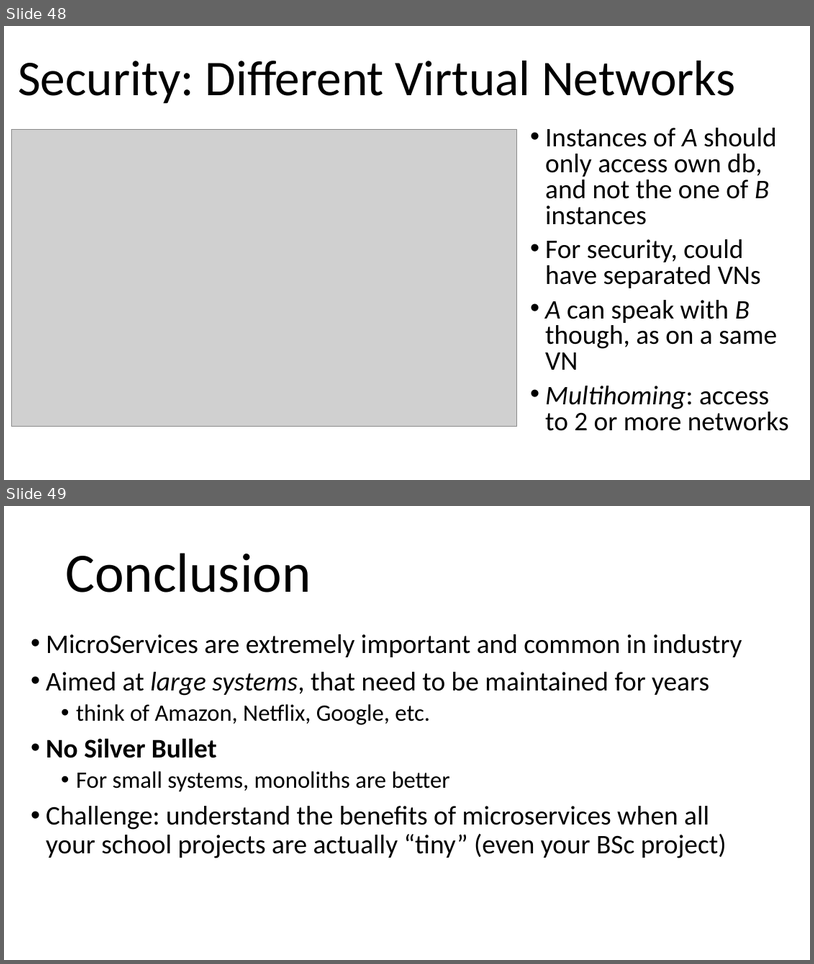
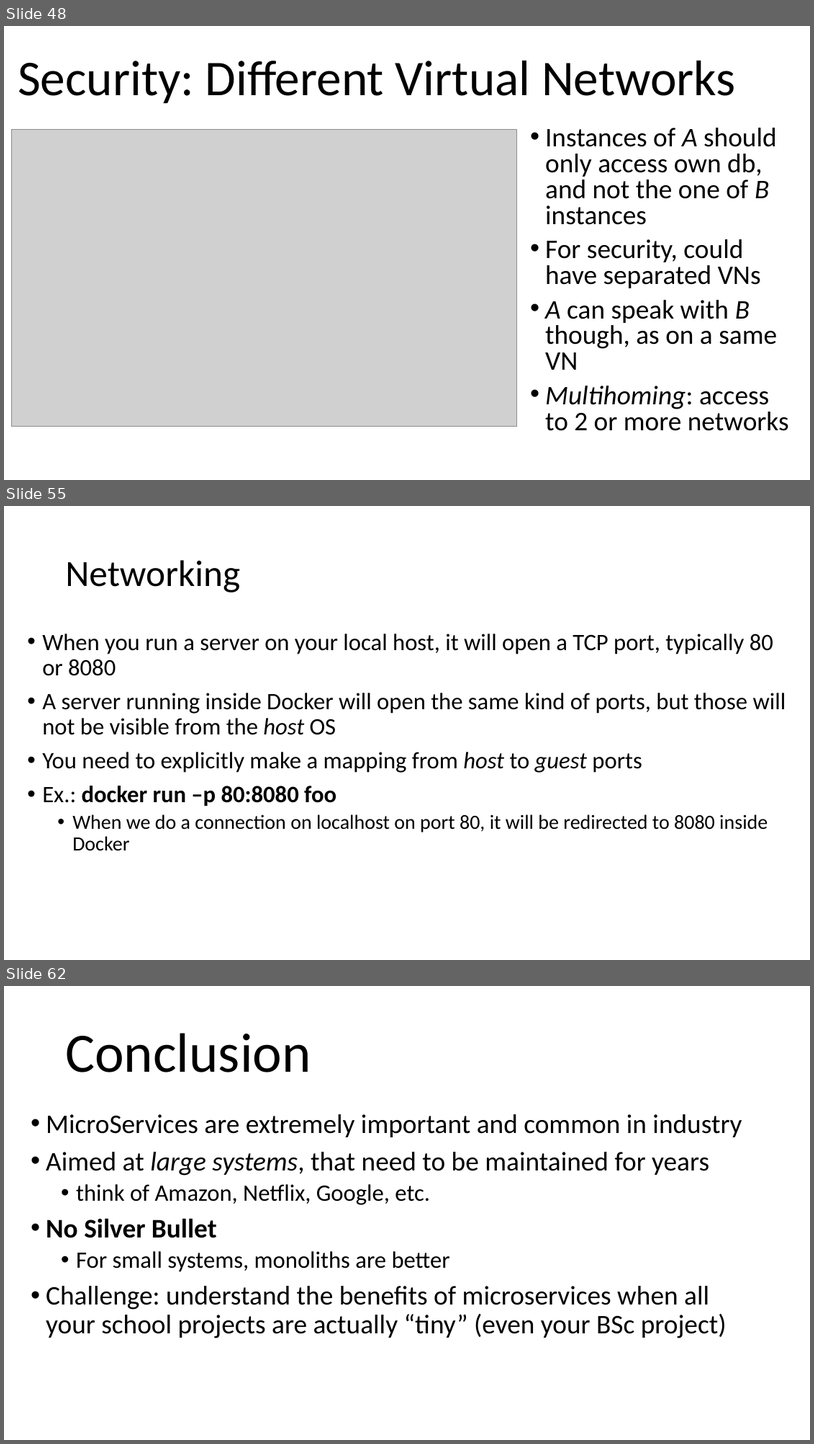
Before and after one commit to arcuri82/testing_security_development_enterprise_systems, a slide deck: doc/advanced/slides/lesson_08.pptx. Shown one above the other, each under a label of ours: slides 48 and 49 before the commit, slides 48, 55 and 62 after it; the slides between them are not shown. The pictures are 814x964 and 814x1444 pixels, drawn with LibreOffice and Linux fonts; fonts in the diff are those of the drawing; grey boxes stand for pictures. Boxes give left, top, right and bottom in pixels: in the first picture for what was removed or moved away, otherwise in the second. Text is boxed around its words. In the diff, an @@ line names an element or a change of style, - is before the commit and + after.

```diff
--- a/doc/advanced/slides/lesson_08.pptx
+++ b/doc/advanced/slides/lesson_08.pptx
@@ slide 55 added at (4, 506, 810, 960), background #FFFFFF @@
@@ title added at (65, 560, 240, 592), 44 pt, text #000000 @@
+Networking
@@ text added at (42, 633, 787, 851), 28 pt, text #000000 @@
+• When you run a server on your local host, it will open a TCP port, typically 80 or 8080
+• A server running inside Docker will open the same kind of ports, but those will not be visible from the host OS
+• You need to explicitly make a mapping from host to guest ports
+• Ex.: docker run –p 80:8080 foo
+  • When we do a connection on localhost on port 80, it will be redirected to 8080 inside Docker
@@ what was slide 49 is now slide 62 @@
```
Also in this commit, not shown: 1 slide changed, 13 other slides added, 1 slide removed, 1 other file.
